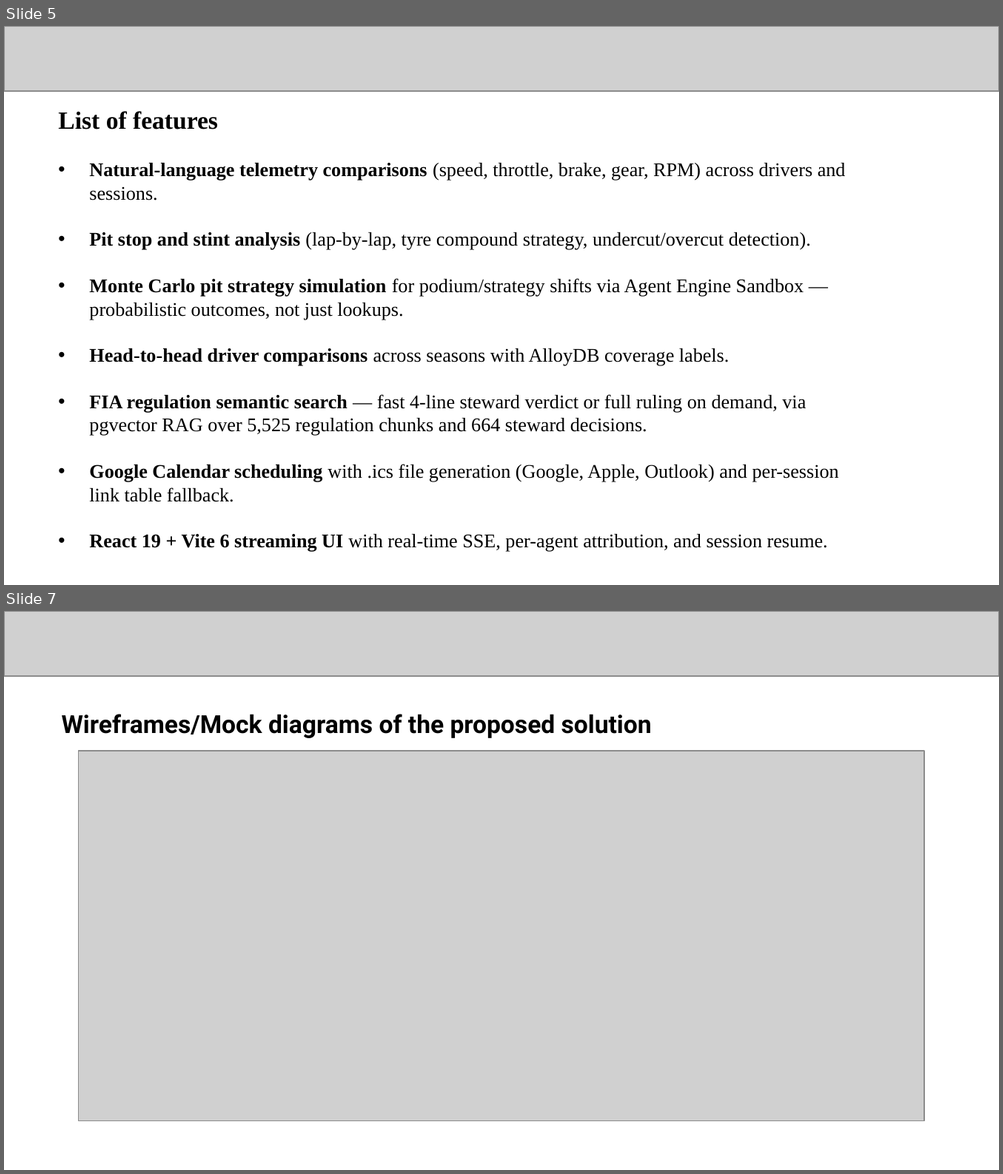
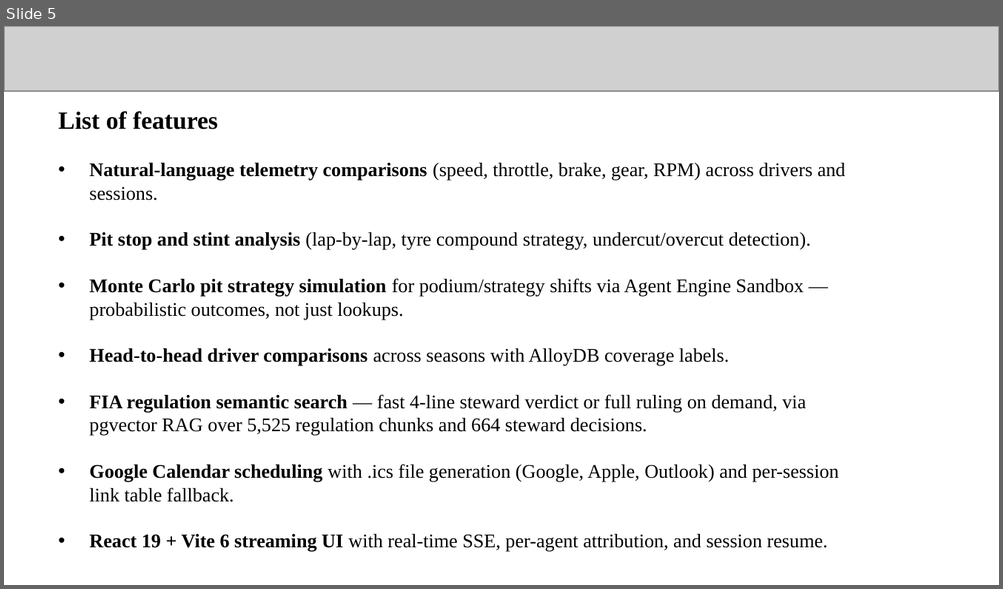
Before and after one commit to OlixIgnacious/f1-ai-orchestrator, a slide deck: f1_orchestrator/Hackathon_Gen AI Academy APAC Edition.pptx. Shown one above the other, each under a label of ours: slides 5 and 7 before the commit, slide 5 after it; the slides between them are not shown. The pictures are 1003x1174 and 1003x589 pixels, drawn with LibreOffice and Linux fonts; fonts in the diff are those of the drawing; grey boxes stand for pictures. Boxes give left, top, right and bottom in pixels: in the first picture for what was removed or moved away, otherwise in the second. Text is boxed around its words. In the diff, an @@ line names an element or a change of style, - is before the commit and + after.

```diff
--- a/f1_orchestrator/Hackathon_Gen AI Academy APAC Edition.pptx
+++ b/f1_orchestrator/Hackathon_Gen AI Academy APAC Edition.pptx
@@ slide 7 removed at bbox=[4, 611, 999, 1170], background #FFFFFF @@
@@ picture removed at bbox=[4, 611, 999, 675] @@
@@ text removed at bbox=[62, 714, 652, 738] @@
-Wireframes/Mock diagrams of the proposed solution
@@ picture removed at bbox=[79, 752, 924, 1122] @@
```
Also in this commit, not shown: 1 slide changed, 2 slides added, 1 other slide removed.
